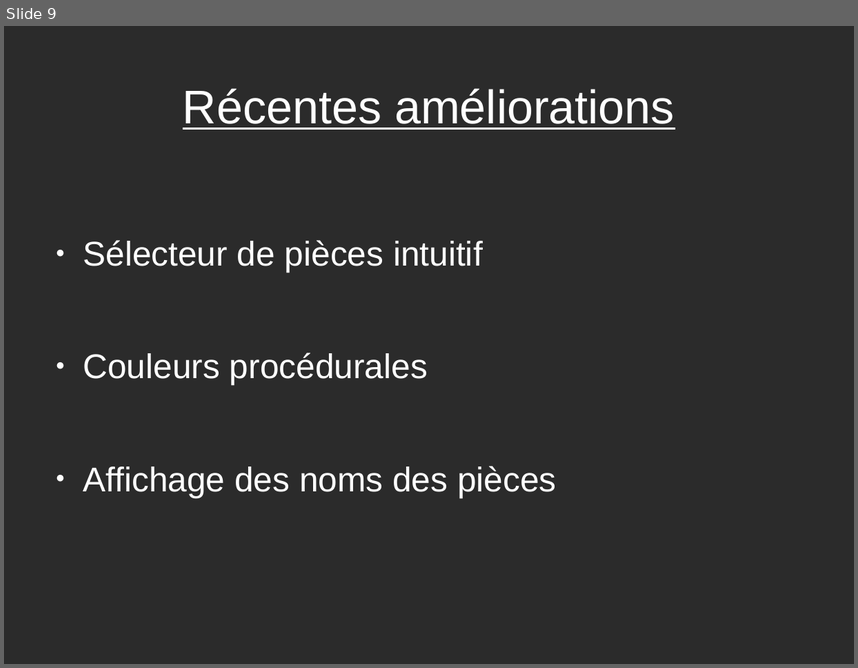
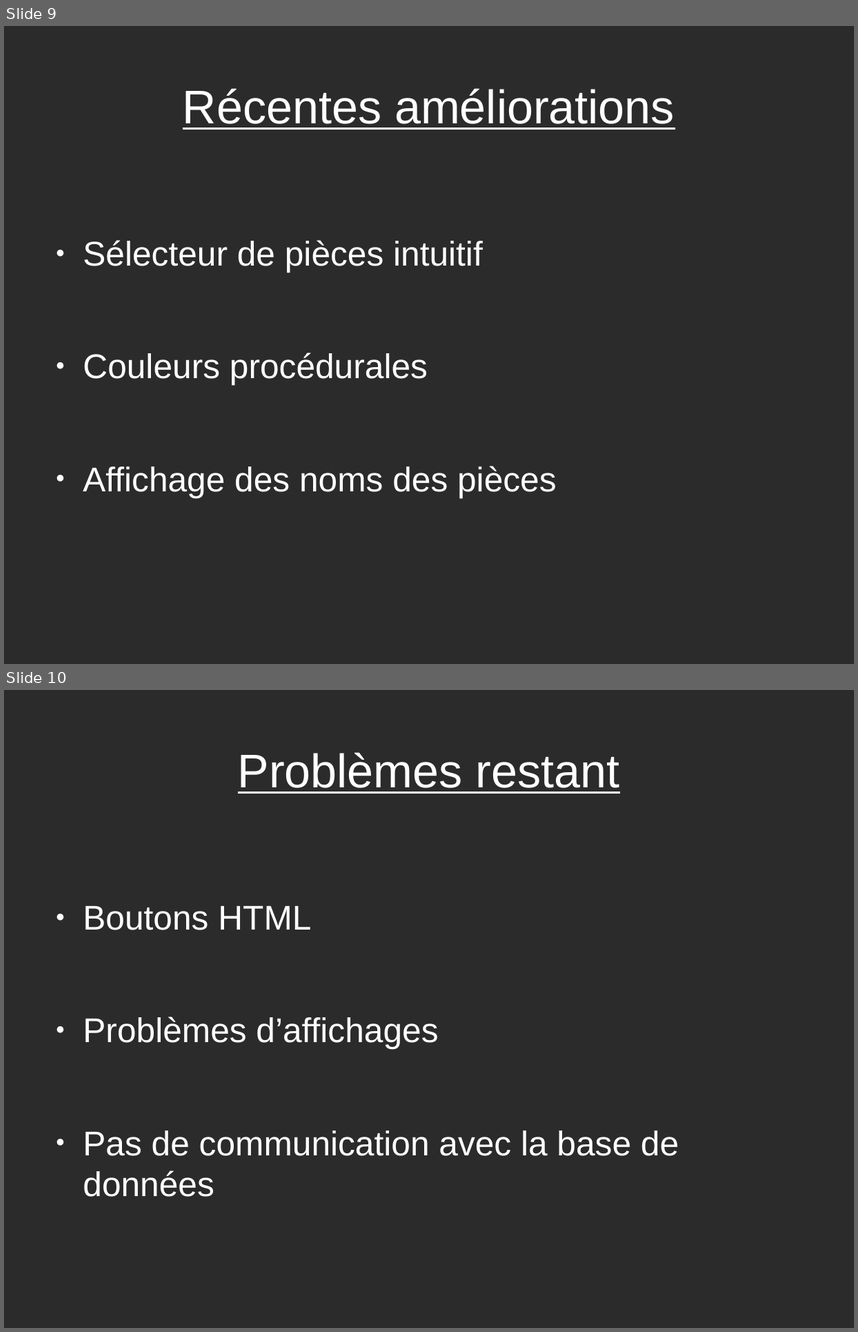
Before and after one commit to VisiteVirtuelle/-diteur-de-maison, a slide deck: Thomas Duditlieux - Diapo de Projet.odp. Shown one above the other, each under a label of ours: slide 9 before the commit, slides 9 and 10 after it. The pictures are 858x668 and 858x1332 pixels, drawn with LibreOffice and Linux fonts; fonts in the diff are those of the drawing; background and template pictures are left out; a plain dark background stands for a picture behind light text. Boxes give left, top, right and bottom in pixels: in the first picture for what was removed or moved away, otherwise in the second. Text is boxed around its words. In the diff, an @@ line names an element or a change of style, - is before the commit and + after.

```diff
--- a/Thomas Duditlieux - Diapo de Projet.odp
+++ b/Thomas Duditlieux - Diapo de Projet.odp
@@ slide 10 added at box(4, 690, 854, 1328), background picture (left out) @@
@@ title added at box(238, 752, 620, 793), 44 pt, text #FFFFFF, underline @@
+Problèmes restant
@@ text added at box(83, 906, 679, 1196), 32 pt, text #FFFFFF @@
+● Boutons HTML
+● Problèmes d’affichages
+● Pas de communication avec la base de données
```
Also in this commit, not shown: 1 slide changed, 10 other files.
